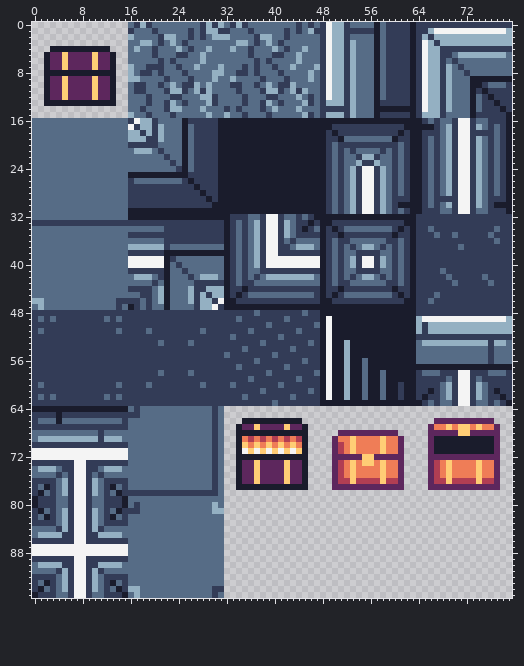
Sprite sheet -- MerchantsQuest/Assets/Sprites/dungeon/spriteSheet.png. The picture above is the old version.
The file is 80x96 pixels.
After the commit:
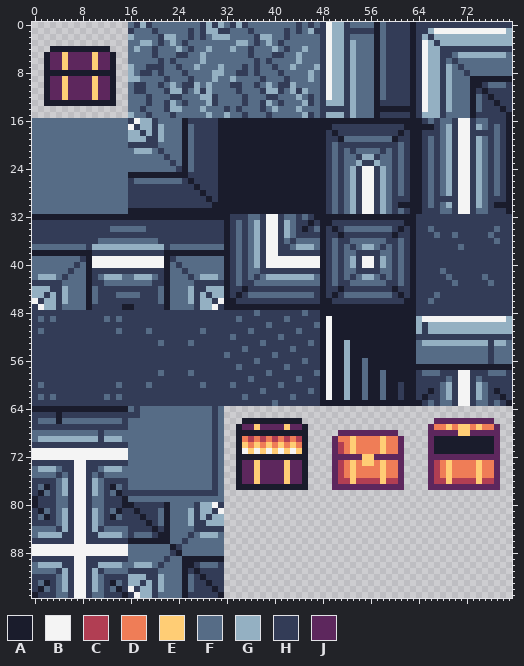
Palette (. is transparent): A #1a1c2c  B #f4f4f4  C #b13e53  D #ef7d57  E #ffcd75  F #566c86  G #94b0c2  H #333c57  J #5d275d
Diff:
@@ x 0..23 @@
 31 FFFFFFFFFFFFFFFFAAAAAAAA
-32 FFFFFFFFFFFFFFFFAAAAAAAA
+32 AAAAAAAAAAAAAAAAAAAAAAAA
 33 HHHHHHHHHHHHHHHHHHHHHHHH
-34 FFFFFFFFFFFFFFFFFFFFFFHH
-35 FFFFFFFFFFFFFFFFHHHHHHHH
-36 FFFFFFFFFFFFFFFFFFFFFFHH
-37 FFFFFFFFFFFFFFFFGGGGGGHF
-38 FFFFFFFFFFFFFFFFHHHHHHAA
-39 FFFFFFFFFFFFFFFFBBBBBBAH
-40 FFFFFFFFFFFFFFFFBBBBBBAF
-41 FFFFFFFFFFFFFFFFHHHHHHAF
-42 FFFFFFFFFFFFFFFFFGGGFHAF
-43 FFFFFFFFFFFFFFFFFFFFHFAF
-44 FFFFFFFFFFFFFFFFHHHHFGAF
-45 FFFFFFFFFFFFFFFFFFHHFGAF
-46 GGFFFFFFFFFFFFHHHHFHFGAF
-47 FGFFFFFFFFFFFFHFAHFHFFAF
+34 HHHHHHHHHHHHHFFFFFFHHHHH
+35 HHHHHHHHHHHHHHHHHHHHHHHH
+36 HHHHHHHHHHHFFFFFFFFFFHHH
+37 FFFFFFFFFHGGGGGGGGGGGGHF
+38 AAAAAAAAAAHHHHHHHHHHHHAA
+39 FFFFFFFFHABBBBBBBBBBBBAH
+40 FFFFFFFHFABBBBBBBBBBBBAF
+41 FFFFFFHFFAHHHHHHHHHHHHAF
+42 FGGGFHFFFAHFGGGFFGGGFHAF
+43 HHHHHFFFFAHHFFFFFFFFHHAF
+44 GGGHHGFFFAFHHHHHHHHHHFAF
+45 GGHGHGFFFAFHHHFFFFHHHFAF
+46 BHGGHGFFFAFHHHHHHHHHHFAF
+47 HBGGHFFFFAHHHHHAAHHHHHAF
 48 HHHHHHHHHHHHHHHHHHHHHHHH
@@ x 14..33 @@
 79 HAFFFFFFFFFFFFFFFF..
-80 HAFHFFFFFFFFFFFFGF..
-81 AHHHFFFFFFFFFFFFGG..
-82 FHFFFFFFFFFFFFFFFF..
-83 HHFFFFFFFFFFFFFFFF..
-84 FFFFFFFFFFFFFFFFFF..
-85 GFFFFFFFFFFFFFFFFF..
-86 HHFFFFFFFFFFFFFFFF..
-87 BBFFFFFFFFFFFFFFFF..
-88 BBFFFFFFFFFFFFFFFF..
-89 HHFFFFFFFFFFFFFFFF..
-90 GFFFFFFFFFFFFFFFFF..
-91 FFFFFFFFFFFFFFFFFF..
-92 HHFFFFFFFFFFFFFFFF..
-93 FHFFFFFFFFFFFFFFFF..
-94 AHGGFFFFFFFFFFFFHH..
-95 HAFGFFFFFFFFFFFFHF..
+80 HAAHHHHHAFFFFHGGBH..
+81 AHHAHHHFAFFFGHGGHB..
+82 FHHHAHHFAFFFGHGHGG..
+83 HHHHHAHFAFFFGHHGGG..
+84 FFHHHHAHAFFFFHHHHH..
+85 GFHFFFHAAFFFHFGGGF..
+86 HHAAAAAAAFFHFFFFFF..
+87 BBFFFFFFFAHFFFFFFF..
+88 BBFFFFFFFHAFFFFFFF..
+89 HHFFFFFFHFFAAAAAAA..
+90 GFFGGGFHFFFAAHFFFH..
+91 FFHHHHHFFFFAHAHHHH..
+92 HHGGGHHGFFFAFHAHHH..
+93 FHGGHGHGFFFAFHHAHH..
+94 AHBHGGHGFFFAFHHHAH..
+95 HAHBGGHFFFFAHHHHHA..
Boxes around the changes in both pictures, in picture pixels (x1, y1, x2, y2):
changed: (32, 214, 164, 310)
changed: (128, 502, 224, 598)
